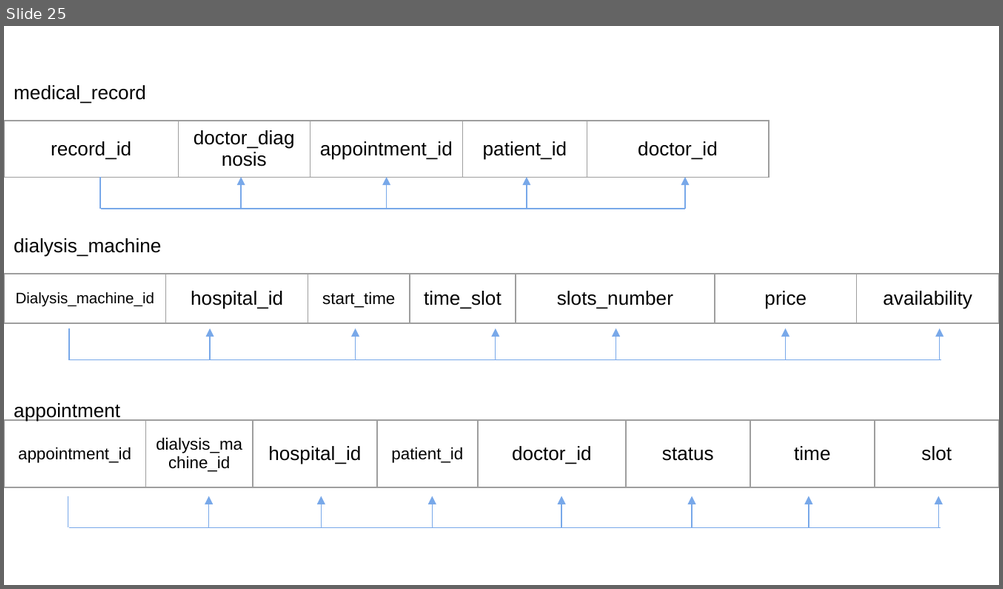
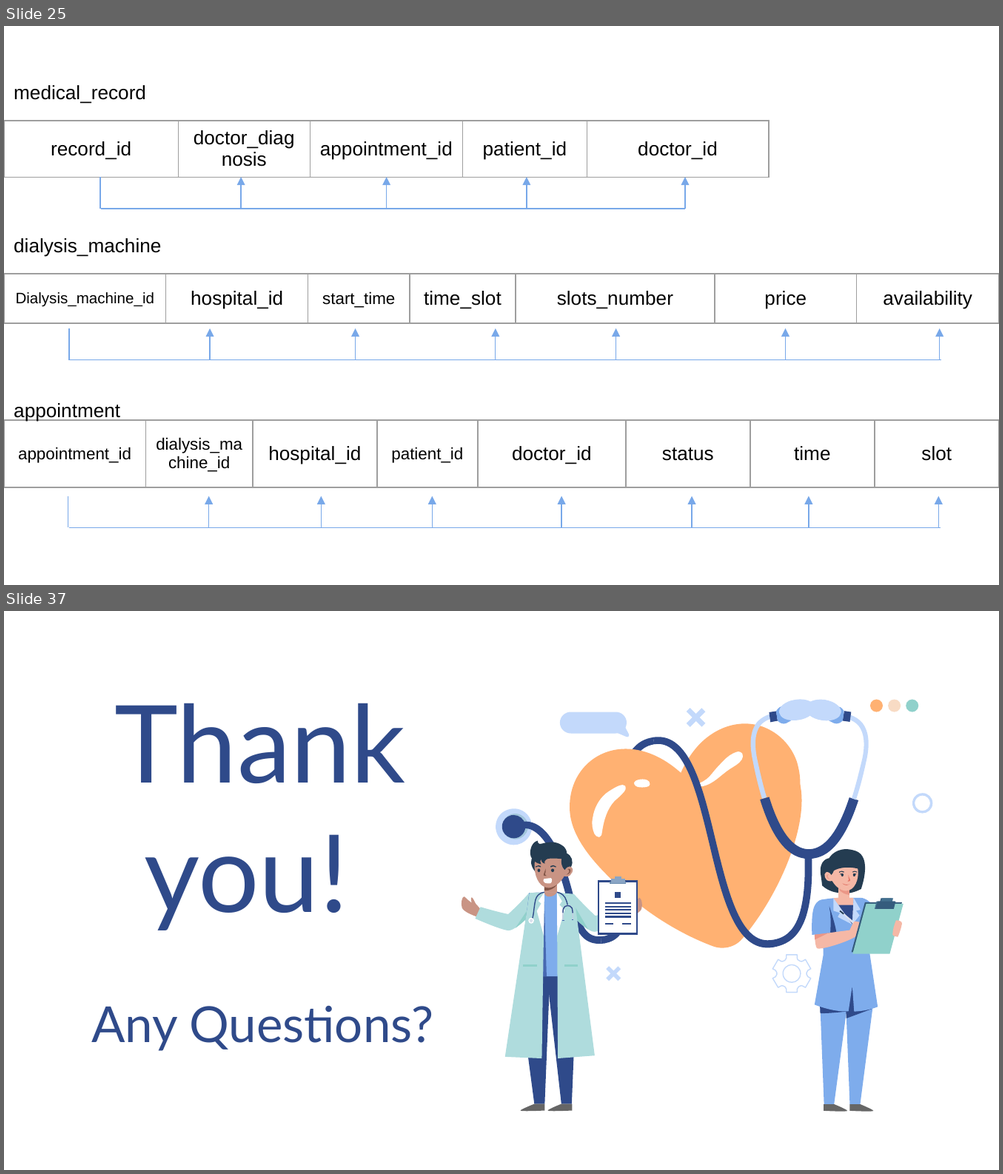
Before and after one commit to DoniaMetwalli/Hospital-System, a slide deck: PresentationV2.pptx. Shown one above the other, each under a label of ours: slide 25 before the commit, slides 25 and 37 after it; the slides between them are not shown. The pictures are 1003x589 and 1003x1174 pixels, drawn with LibreOffice and Linux fonts; fonts in the diff are those of the drawing. Boxes give left, top, right and bottom in pixels: in the first picture for what was removed or moved away, otherwise in the second. Text is boxed around its words. In the diff, an @@ line names an element or a change of style, - is before the commit and + after.

```diff
--- a/PresentationV2.pptx
+++ b/PresentationV2.pptx
@@ slide 37 added at (x1=4, y1=611, x2=999, y2=1170), background #FFFFFF @@
@@ title added at (x1=114, y1=703, x2=406, y2=931), 78 pt, text #2F4A8A @@
+Thank you!
@@ ellipse added at (x1=871, y1=700, x2=883, y2=712), fill #FFB172 @@
@@ ellipse added at (x1=887, y1=700, x2=900, y2=712), fill #F8DBC4 @@
@@ ellipse added at (x1=905, y1=700, x2=918, y2=712), fill #90D1CB @@
@@ group added at (x1=461, y1=700, x2=933, y2=1111): 121 freeform shapes @@
@@ title added at (x1=91, y1=1005, x2=434, y2=1051), 36 pt, text #2F4A8A @@
+Any Questions?
```
Also in this commit, not shown: 8 slides changed, 11 other slides added.
